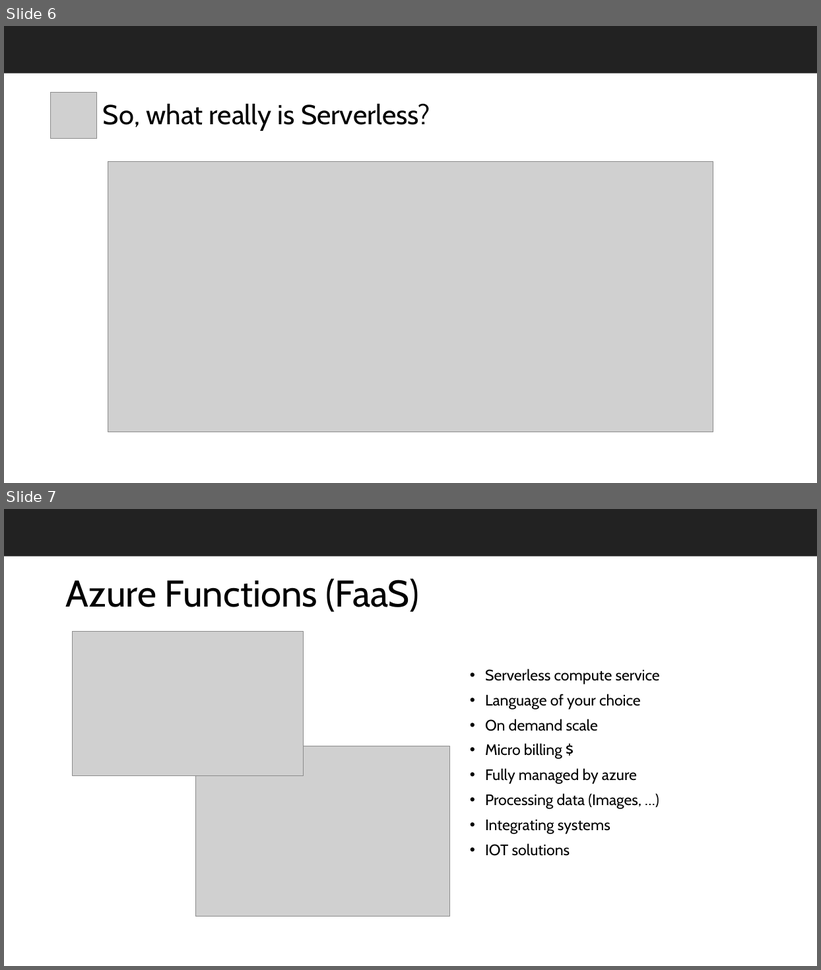
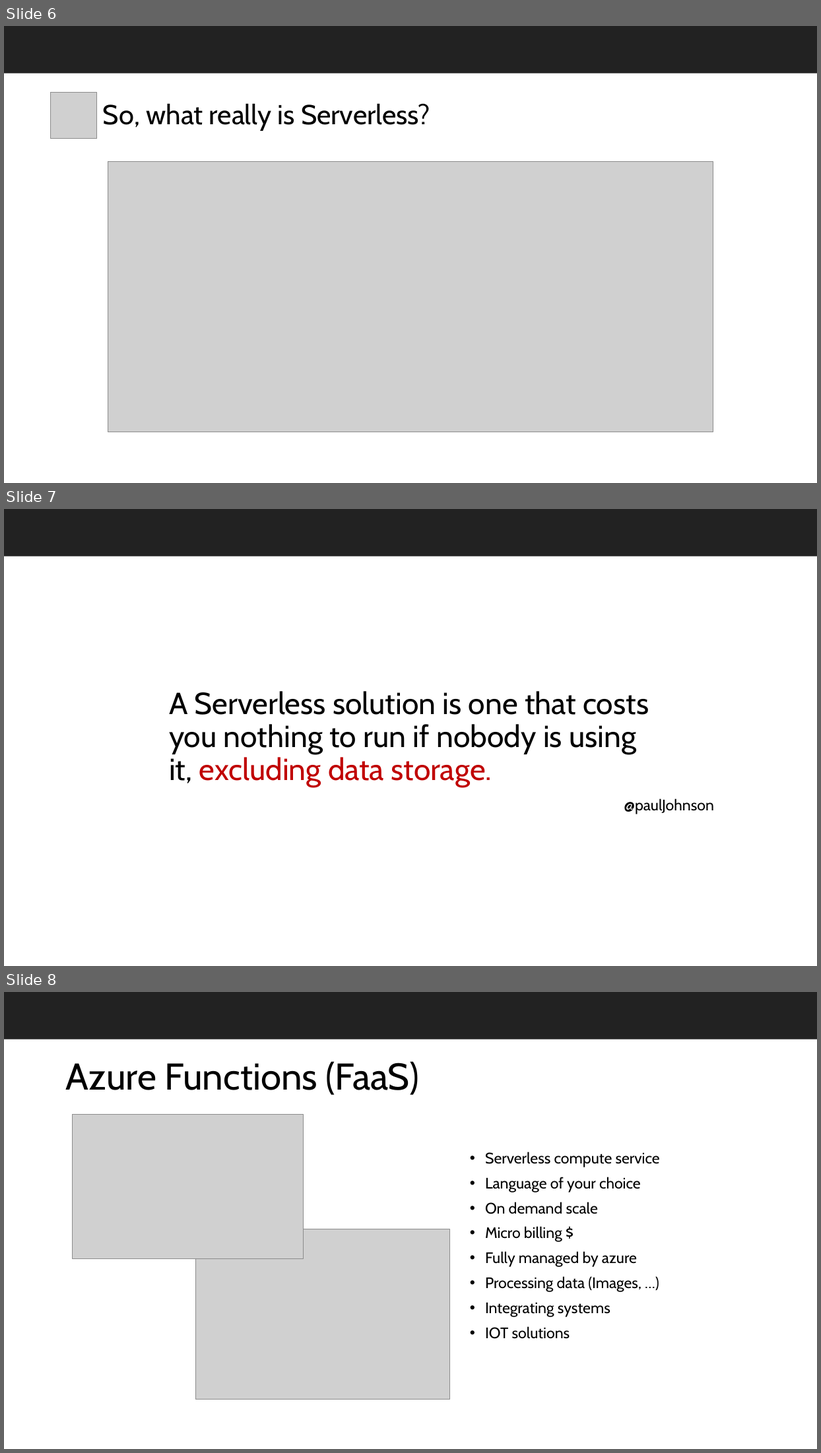
Before and after one commit to EhsanAminii/presentations, a slide deck: FunctionAppIntroduction.pptx. Shown one above the other, each under a label of ours: slides 6 and 7 before the commit, slides 6, 7 and 8 after it. The pictures are 821x970 and 821x1453 pixels, drawn with LibreOffice and Linux fonts; fonts in the diff are those of the drawing; grey boxes stand for pictures; background and template pictures are left out. Boxes give left, top, right and bottom in pixels: in the first picture for what was removed or moved away, otherwise in the second. Text is boxed around its words. In the diff, an @@ line names an element or a change of style, - is before the commit and + after.

```diff
--- a/FunctionAppIntroduction.pptx
+++ b/FunctionAppIntroduction.pptx
@@ slide 7 added at (4, 509, 817, 966), background #FFFFFF; not listed: 1 template element that a slide beside it also shows @@
@@ title added at (169, 691, 649, 788), 36 pt, text #000000 @@
+A Serverless solution is one that costs you nothing to run if nobody is using it, excluding data storage.
@@ text added at (624, 799, 714, 815), 18 pt, text #000000 @@
+@paulJohnson
@@ what was slide 7 is now slide 8 @@
```
Also in this commit, not shown: 3 slides changed, 6 other slides added, 2 slides removed.
